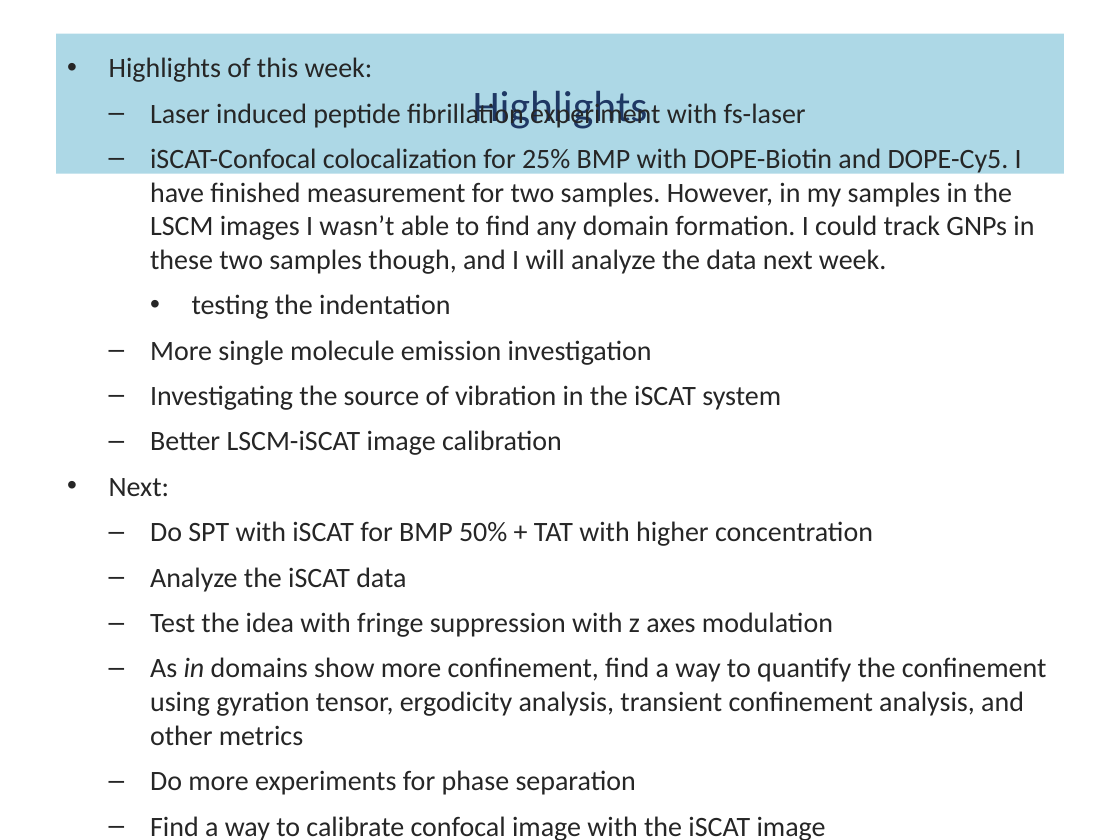
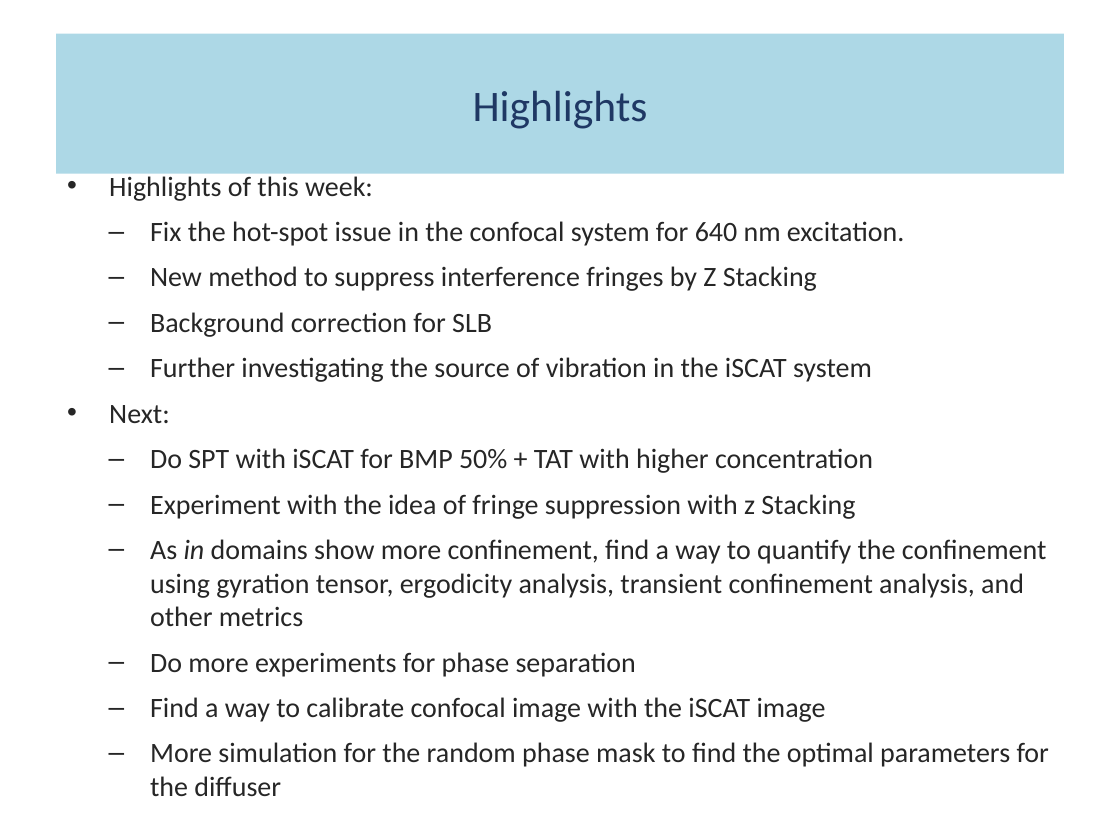
Before and after one commit to fathi0amir/ppt-with-quarto, a slide deck: slide 2 of main.pptx. Drawn at 1120x840 pixels with LibreOffice and Linux fonts; fonts in the diff are those of the drawing. Boxes give left, top, right and bottom in pixels: in the first picture for what was removed or moved away, otherwise in the second. Text is boxed around its words. In the diff, an @@ line names an element or a change of style, - is before the commit and + after.

Commit message:
Some issues with indentations were addressed.

```diff
--- a/main.pptx
+++ b/main.pptx
@@ title "Highlights" at box(56, 34, 1064, 174): indent changed @@
@@ text at box(150, 221, 905, 382): text changed @@
-  – Laser induced peptide fibrillation experiment with fs-laser
-  – iSCAT-Confocal colocalization for 25% BMP with DOPE-Biotin and DOPE-Cy5. I have finished measurement for two samples. However, in my samples in the LSCM images I wasn’t able to find any domain formation. I could track GNPs in these two samples though, and I will analyze the data next week.
-    • testing the indentation
-  – More single molecule emission investigation
-  – Investigating the source of vibration in the iSCAT system
-  – Better LSCM-iSCAT image calibration
+  – Fix the hot-spot issue in the confocal system for 640 nm excitation.
+  – New method to suppress interference fringes by Z Stacking
+  – Background correction for SLB
+  – Further investigating the source of vibration in the iSCAT system
@@ text at box(109, 405, 170, 423): indent changed @@
@@ text at box(150, 494, 855, 519): text changed @@
-  – Analyze the iSCAT data
-  – Test the idea with fringe suppression with z axes modulation
+  – Experiment with the idea of fringe suppression with z Stacking
```
Also in this commit, not shown: 3 other slides changed, 5 slides added, 4 slides removed, 5 other files.
